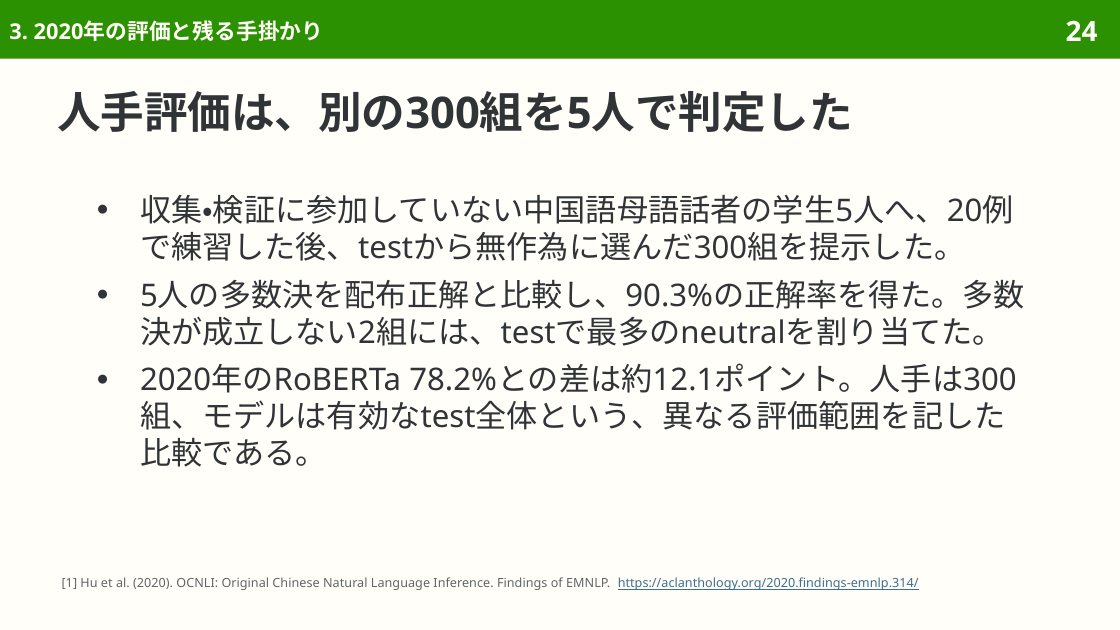
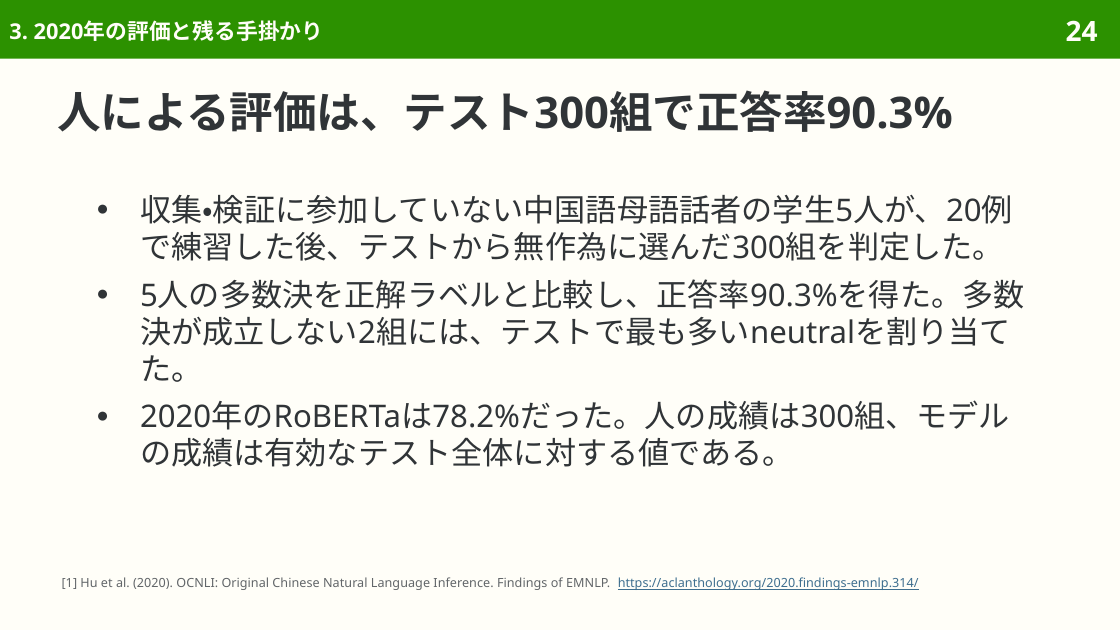
Before and after one commit to sasakiy84/datasets-in-10-minutes, a slide deck: slide 24 of slides/datasets-in-10-minutes-ocnli.pptx. Drawn at 1120x630 pixels with LibreOffice and Linux fonts; fonts in the diff are those of the drawing. Boxes give left, top, right and bottom in pixels: in the first picture for what was removed or moved away, otherwise in the second. Text is boxed around its words. In the diff, an @@ line names an element or a change of style, - is before the commit and + after.

```diff
--- a/slides/datasets-in-10-minutes-ocnli.pptx
+++ b/slides/datasets-in-10-minutes-ocnli.pptx
@@ title at (57,90,952,132): text changed @@
-人手評価は、別の300組を5人で判定した
+人による評価は、テスト300組で正答率90.3%
@@ text at (140,195,1025,467): text changed @@
-● 収集・検証に参加していない中国語母語話者の学生5人へ、20例で練習した後、testから無作為に選んだ300組を提示した。
-● 5人の多数決を配布正解と比較し、90.3%の正解率を得た。多数決が成立しない2組には、testで最多のneutralを割り当てた。
-● 2020年のRoBERTa 78.2%との差は約12.1ポイント。人手は300組、モデルは有効なtest全体という、異なる評価範囲を記した比較である。
+● 収集・検証に参加していない中国語母語話者の学生5人が、20例で練習した後、テストから無作為に選んだ300組を判定した。
+● 5人の多数決を正解ラベルと比較し、正答率90.3%を得た。多数決が成立しない2組には、テストで最も多いneutralを割り当てた。
+● 2020年のRoBERTaは78.2%だった。人の成績は300組、モデルの成績は有効なテスト全体に対する値である。
```
Also in this commit, not shown: 45 other slides changed, 6 slides removed, 35 other files.
